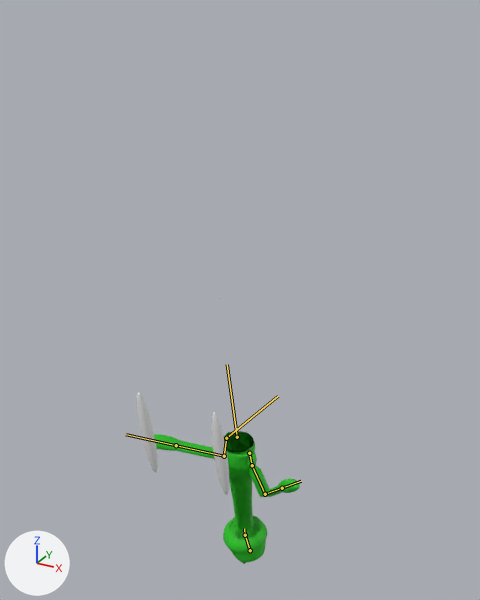
The FBX model PrOUJETO/Assets/Arte/FireFlySprout_02.fbx, before and after one commit.
One viewpoint serves both versions: a 50 mm lens placed at (3.12, -5.7, 5.41), pointed at (-0.15, 0.24, 2.44). The axes (+X, +Y, +Z) are drawn at lower left. The lights are the same throughout. Both versions are drawn at frame 35 of the action 'Armature|Jump'; the numbers are the values there. The bones that bend it are drawn over the model as lines.

In view in the first picture: 'BaseBody', 'Sphere'.
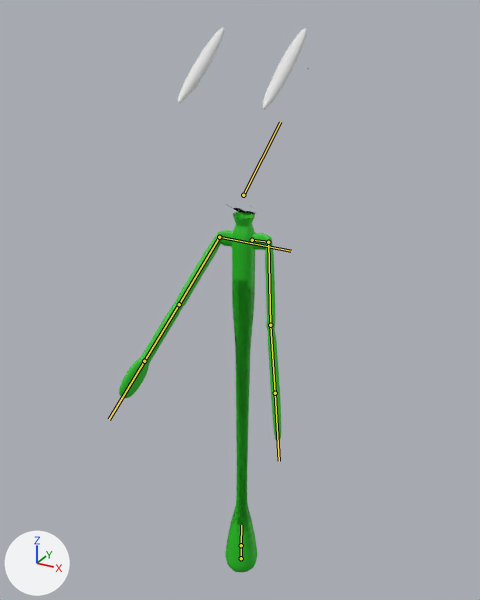
What the commit changed:
Bone 'Root' (bone_root) moves from (0.129, 0.199, 0.009) to (0.0, 0.0, 0.0).
Bone 'Root' (bone_root) turns from (-4, -10, 21) to (0, 0, 0) degrees about its own x, y and z.
Bone 'Spine' (bone_spine) turns from (6, 2, -20) to (1, 0, -1) degrees about its own x, y and z.
Bone 'Spine' (bone_spine) is rescaled from (1.36, 0.54, 1.36) to (0.8, 1.57, 0.8).
Bone 'Head' (bone_head) moves from (0.015, -1.153, 0.132) to (0.069, 1.679, 0.084).
Bone 'Head' (bone_head) turns from (7, 0, 3) to (-54, 0, 0) degrees about its own x, y and z.
Bone 'OmbroEsquerdo' (bone_ombroesquerdo) moves from (1.027, 0.058, 0.079) to (-1.505, 0.032, 0.176).
Bone 'OmbroEsquerdo' (bone_ombroesquerdo) turns from (8, -18, -72) to (-3, 0, 2) degrees about its own x, y and z.
Bone 'OmbroEsquerdo' (bone_ombroesquerdo) is rescaled from (1.34, 0.66, 1.33) to (1.57, 0.8, 0.8).
Bone 'BraçoEsquerdo' (bone_braçoesquerdo) turns from (22, -125, -16) to (60, 48, -14) degrees about its own x, y and z.
Bone 'AntebraçoEsquerdo' (bone_antebraçoesquerdo) turns from (-45, -101, -91) to (-15, 78, -23) degrees about its own x, y and z.
Bone 'OmbroDireitp' (bone_ombrodireitp) moves from (1.08, 0.115, -0.051) to (-1.499, 0.149, 0.109).
Bone 'OmbroDireitp' (bone_ombrodireitp) turns from (5, -24, 48) to (0, 1, -1) degrees about its own x, y and z.
Bone 'OmbroDireitp' (bone_ombrodireitp) is rescaled from (1.0, 1.1, 1.34) to (1.57, 0.8, 0.8).
Bone 'BraçoDireito' (bone_braçodireito) moves from (0.051, -0.115, -1.08) to (-0.109, -0.149, 1.499).
Bone 'BraçoDireito' (bone_braçodireito) turns from (-107, -15, 93) to (-46, -9, 82) degrees about its own x, y and z.
Bone 'BraçoDireito' (bone_braçodireito) is rescaled from (1.33, 0.62, 1.36) to (0.81, 1.26, 1.22).
Bone 'AnteBraçoDireito' (bone_antebraçodireito) turns from (28, 32, -107) to (-3, -61, 1) degrees about its own x, y and z.

Pixel boxes (x1, y1, x2, y2) of what changed, in the pictures (480 x 600 px):
'BaseBody', posed
    before: (154, 431, 300, 564)
    after: (119, 212, 281, 572)
'Sphere', posed (41% wider, 19% shorter)
    before: (137, 392, 229, 495)
    after: (177, 27, 307, 110)
bone 'Root', root to tip
    before: (250, 550) to (245, 535)
    after: (241, 558) to (241, 545)
bone 'Spine', root to tip
    before: (245, 535) to (244, 528)
    after: (241, 545) to (241, 525)
bone 'Head', root to tip
    before: (237, 437) to (227, 364)
    after: (243, 195) to (280, 122)
bone 'OmbroEsquerdo', root to tip
    before: (249, 453) to (252, 465)
    after: (252, 240) to (268, 242)
bone 'BraçoEsquerdo', root to tip
    before: (252, 465) to (265, 494)
    after: (268, 242) to (270, 325)
bone 'AntebraçoEsquerdo', root to tip
    before: (265, 494) to (282, 488)
    after: (270, 325) to (275, 393)
bone 'OmbroDireitp', root to tip
    before: (226, 438) to (278, 396)
    after: (219, 237) to (291, 251)
bone 'BraçoDireito', root to tip
    before: (226, 438) to (224, 456)
    after: (219, 237) to (179, 304)
bone 'AnteBraçoDireito', root to tip
    before: (224, 456) to (176, 445)
    after: (179, 304) to (144, 361)
